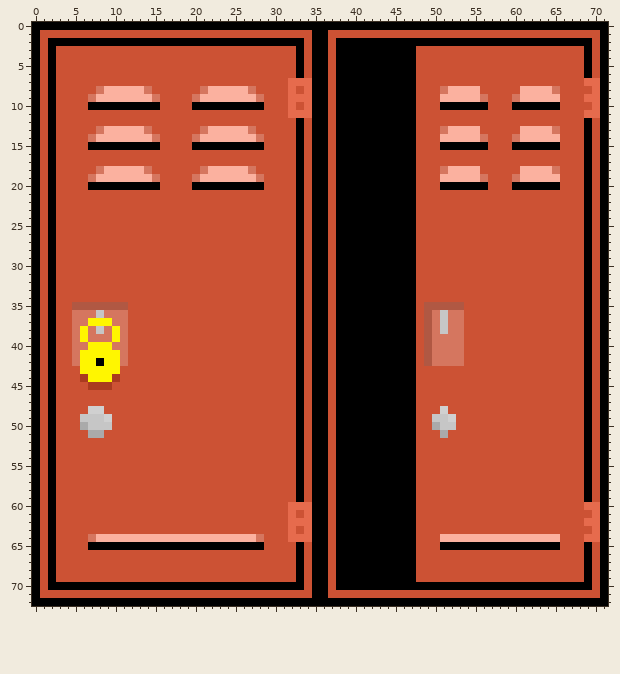
A pixel-art file gets an edit: assets/sprites/school_locker.aseprite. The picture above is the old version.
72x73 pixels, 1 frame. Colours within 5 levels of each other are drawn and written as one.
And afterwards:
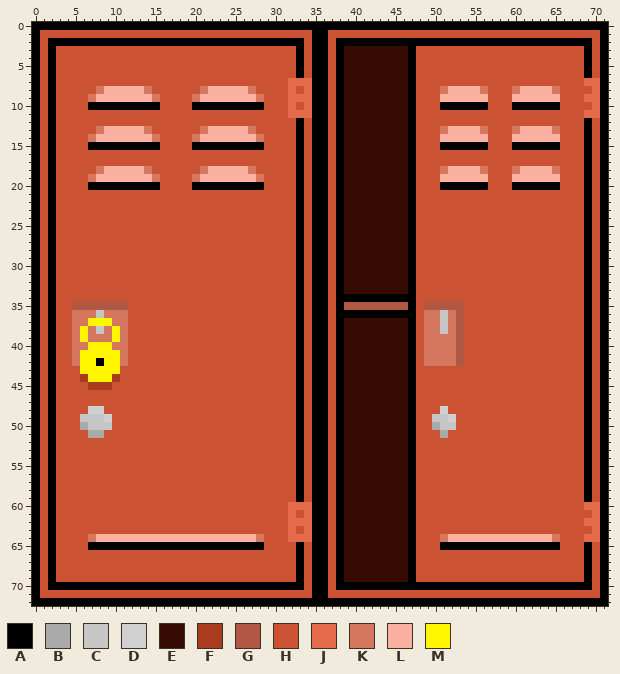
Palette (. is transparent): A #000000  B #aaaaaa  C #c6c6c6  D #d0d0d0  E #370d03  F #aa3b1f  G #b05843  H #cc5234  J #e66b4d  K #d5765f  L #fbb19f  M #fff600
From old to new:
y 3..7: x 39..46 AAAAAAAA -> EEEEEEEE
y 8: x 39..46 AAAAAAAA -> EEEEEEEE; x 56 H -> K; x 60 H -> K
y 9: x 39..46 AAAAAAAA -> EEEEEEEE; x 56 K -> L; x 60 K -> L
y 10..12: x 39..46 AAAAAAAA -> EEEEEEEE
y 13: x 39..46 AAAAAAAA -> EEEEEEEE; x 56 H -> K; x 60 H -> K
y 14: x 39..46 AAAAAAAA -> EEEEEEEE; x 56 K -> L; x 60 K -> L
y 15..17: x 39..46 AAAAAAAA -> EEEEEEEE
y 18: x 39..46 AAAAAAAA -> EEEEEEEE; x 56 H -> K; x 60 H -> K
y 19: x 39..46 AAAAAAAA -> EEEEEEEE; x 56 K -> L; x 60 K -> L
y 20..33: x 39..46 AAAAAAAA -> EEEEEEEE
y 35: x 39..46 AAAAAAAA -> GGGGGGGG
y 36: x 49 G -> K; x 53 K -> G
y 37..42: x 39..46 AAAAAAAA -> EEEEEEEE; x 49 G -> K; x 53 K -> G
y 43..63: x 39..46 AAAAAAAA -> EEEEEEEE
y 64: x 39..46 AAAAAAAA -> EEEEEEEE; x 51 L -> K; x 65 L -> K
y 65..69: x 39..46 AAAAAAAA -> EEEEEEEE
Where, in picture pixels (left, top, right, bottom), the same in both pictures:
changed: (344, 46, 464, 582)
changed: (480, 86, 488, 142)
changed: (512, 86, 520, 142)
changed: (480, 166, 488, 182)
changed: (512, 166, 520, 182)
changed: (552, 534, 560, 542)
